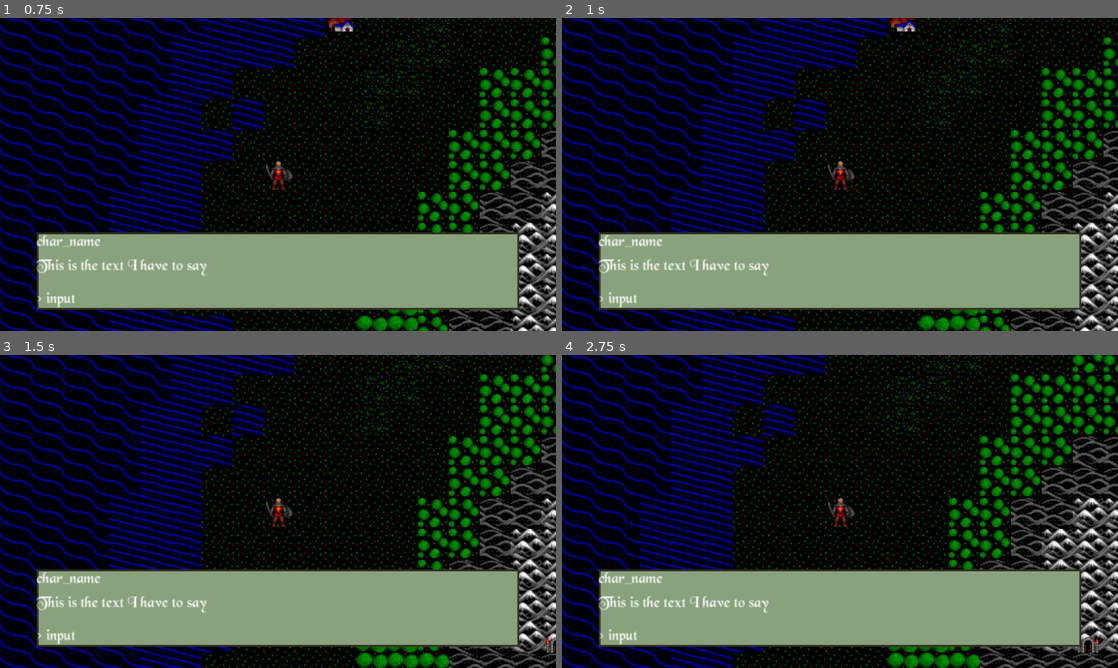
Above: before the commit, frames 1-4 (two rows, left to right).
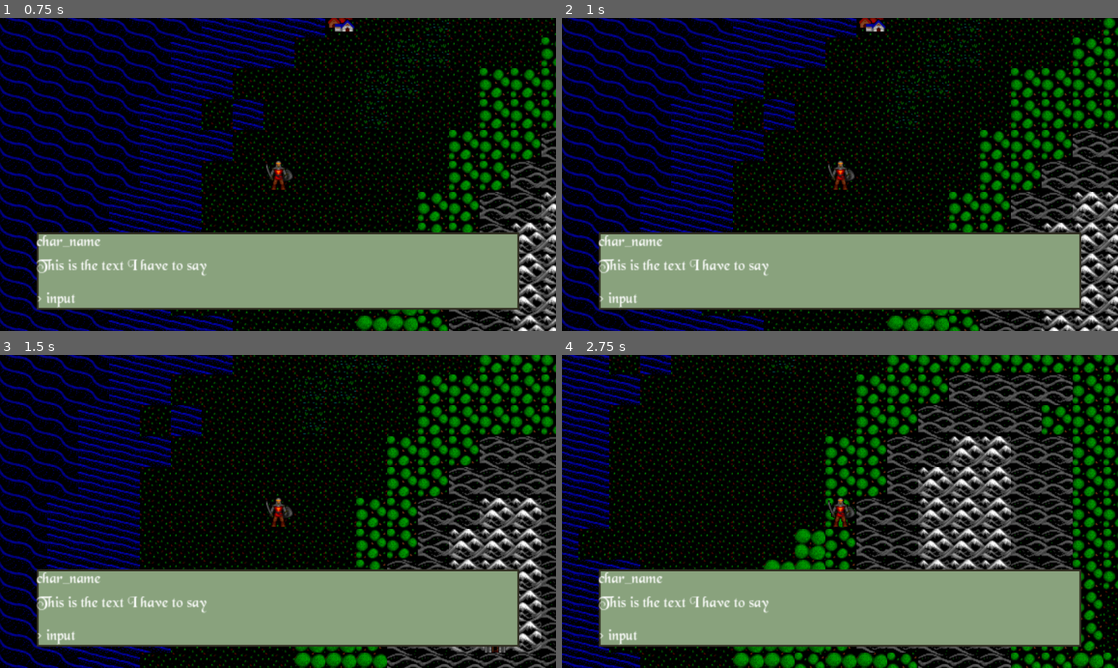
Above: after the commit, the same moments.

Repository: TheMatthew/euphoric
Game: Godot game, scene res://scenes/map.tscn
Same seed, same stepped clock (60 frames per second), same inputs: the game is played once before the commit and once after it.
Inputs:
- Up to frame 1 (0.75 s): tap Enter (ui_accept) at 0.5 s; hold Right (move_right) from 0.53 s (still down); hold Space (interact) from 0.53 s (still down)
- Up to frame 2 (1 s): keep holding Right (move_right); keep holding Space (interact); tap Enter (ui_accept) at 0.77 s
- Up to frame 3 (1.5 s): release Right (move_right) at 1.28 s; release Space (interact) at 1.28 s; hold Down (move_down) from 1.28 s (still down); tap Space (interact) at 1.35 s
- Up to frame 4 (2.75 s): tap Enter (ui_accept) at 1.52 s; release Down (move_down) at 2.03 s; hold Right (move_right) from 2.03 s (still down); hold Space (interact) from 2.03 s (still down)

Frame 1 is identical in both runs. In frame 2, 10% of the frame differs, in the area x 14-100%, y 0-100%; in frame 3, 20%; in frame 4, 38%, in the area x 0-100%, y 0-100%.
Error in both runs: Trying to assign value of type 'Label' to a variable of type 'RichTextLabel'. (res://scenes/AreaAnnouncement.gd:26)

Commit message:
add sounds on movement
Signed-off-by: Matthew Khouzam <matthew.khouzam@gmail.com>

Diff:
--- a/scenes/hero.gd
+++ b/scenes/hero.gd
@@ -7,15 +7,30 @@
 	"move_up": Vector2.UP
 }
 
+const tile_sounds_inner = {
+	"fast": preload("res://res/The Essential Retro Video Game Sound Effects Collection [512 sounds] By Juhani Junkala/Movement/Footsteps/sfx_movement_footstepsloop4_fast.wav"),
+	"slow": preload("res://res/The Essential Retro Video Game Sound Effects Collection [512 sounds] By Juhani Junkala/Movement/Footsteps/sfx_movement_footstepsloop4_slow.wav")
+}
+const tile_sounds = {
+	"3": tile_sounds_inner['fast'],
+	"4": tile_sounds_inner['fast'],
+	"5": tile_sounds_inner['fast'],
+	"6": tile_sounds_inner['slow'],
+	"7": tile_sounds_inner['slow'],
+}
+
 # Stores the grid size, which is 16 (same as one tile)
 var grid_size = 32
+var is_moving = false
+var move_timer = null
 
 # Reference to the RayCast2D node
 @onready var ray_cast_2d: RayCast2D = $RayCast2D
-
+@onready var sound_player = get_parent().get_node("SoundPlayer")
+var tilemap:TileMapLayer
 
 func _ready():
-	var tilemap = get_parent().get_node("TileMapLayer")
+	tilemap = get_parent().get_node("TileMapLayer")
 
 	# Convert hero's global position to TileMap-local coordinates
 	var hero_local = tilemap.to_local(global_position)
@@ -26,13 +41,33 @@
 	# Get tile id
 	var tile_id = tilemap.get_cell_source_id(cell)
 
+	move_timer = Timer.new()
+	move_timer.wait_time = 0.25  # Time between each step
+	move_timer.connect("timeout", _on_move_timer_timeout)
+	add_child(move_timer)
+
 # Calls the move function with the appropriate input key
 # if any input map action is triggered
 func _unhandled_input(event):
 	for action in inputs.keys():
-		if event.is_action_pressed(action):
+		if event.is_action_pressed(action) and not is_moving:
+			is_moving = true
+			move(action)
+			play_step_sound()
+			move_timer.start()  # Start the timer after the first press
+
+# Called when the move timer times out
+func _on_move_timer_timeout():
+	for action in inputs.keys():
+		if Input.is_action_pressed(action):
 			move(action)
 
+
+# Optional: Stop moving when the key is released
+func _input(event):
+	if event.is_action_released("move_right") or event.is_action_released("move_left") or event.is_action_released("move_up") or event.is_action_released("move_down"):
+		is_moving = false
+		move_timer.stop()  # Stop
 # Updates the direction of the RayCast2D according to the input key
 # and moves one grid if no collision is detected
 func move(action):
@@ -46,6 +81,22 @@
 
 			global_position = new_pos
 
+func get_current_tile_type() -> String:
+	var tilemap = get_parent().get_node("TileMapLayer")
+
+	# target cell from hero position
+	var target_cell = tilemap.local_to_map(position)
+	# desired neighbor cell
+
+	return str(tilemap.get_cell_source_id(target_cell)) # 0 = layer index
+
+# Function to play the step sound based on the current tile type
+func play_step_sound():
+	var tile_type = get_current_tile_type()
+
+	if tile_sounds.has(tile_type):
+		sound_player.stream = tile_sounds[tile_type]  # Set the sound stream
+		sound_player.play()  # Play the sound
 
 var blocked_tiles = [
 	"0","1","2","8"
